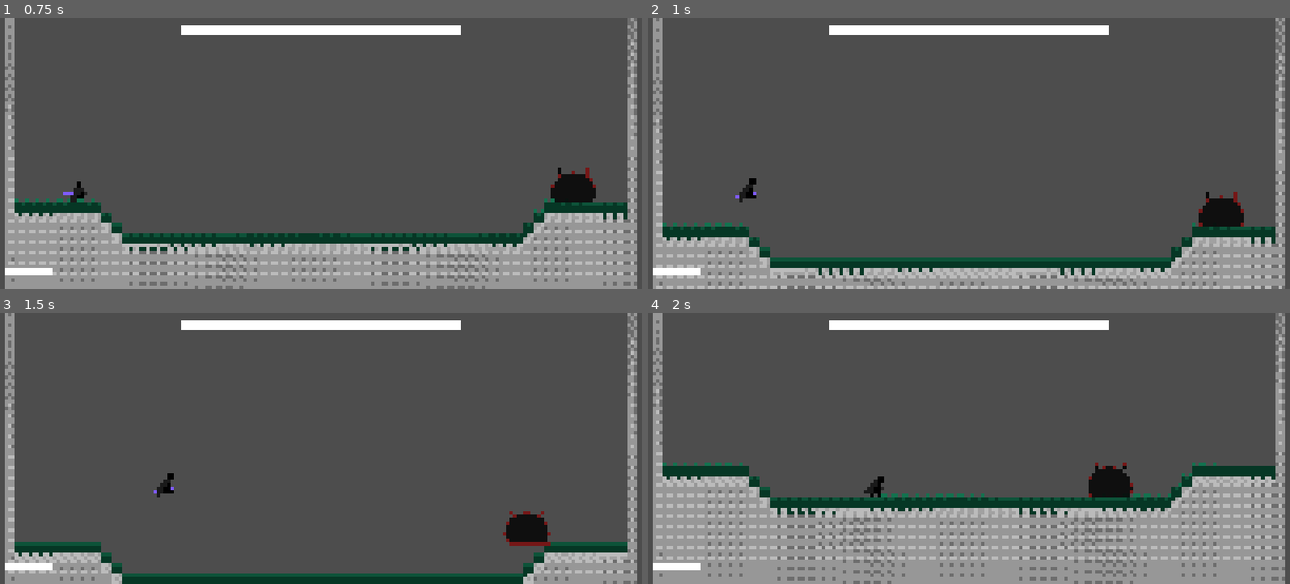
Above: before the commit, frames 1-4 (two rows, left to right).
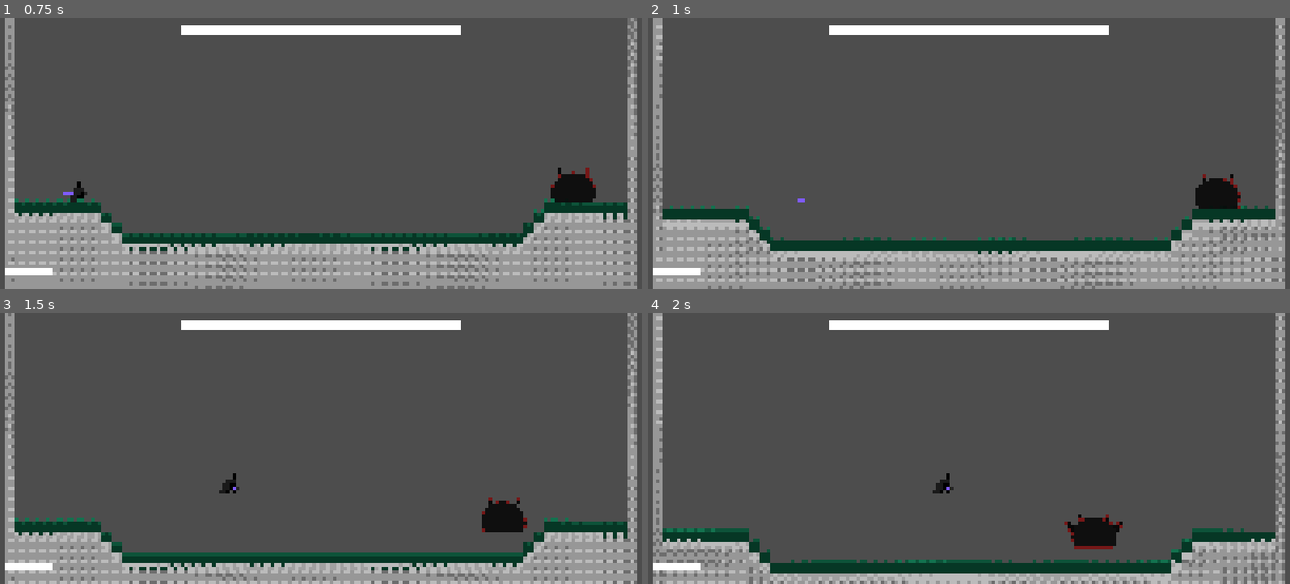
Above: after the commit, the same moments.

Repository: AnejMajnik/soulsvania
Game: Godot game, scene res://scenes/game.tscn
Same seed, same stepped clock (60 frames per second), same inputs: the game is played once before the commit and once after it.
Inputs (mouse positions are in pixels of both pictures, inside the frame that each line leads up to):
- Up to frame 1 (0.75 s): tap Enter at 0.5 s; move the mouse to (462, 139) at 0.52 s; hold D (move_right) from 0.53 s (still down); click (462, 139) at 0.6 s
- Up to frame 2 (1 s): keep holding D (move_right); tap Space (jump) at 0.77 s; tap Shift (dash, bound only after the commit) at 0.8 s
- Up to frame 3 (1.5 s): keep holding D (move_right); tap Space (jump) at 1.07 s; move the mouse to (192, 462) at 1.27 s; tap Shift (dash, bound only after the commit) at 1.35 s
- Up to frame 4 (2 s): keep holding D (move_right); tap Space (jump) at 1.52, 1.55, 1.82 s

Frame 1 is identical in both runs. In frame 2, 19% of the frame differs, in the area x 0-100%, y 0-100%; in frame 3, 13%; in frame 4, 33%.

Commit message:
Added dash, invulnerability, cooldown

Diff:
--- a/project.godot
+++ b/project.godot
@@ -52,6 +52,12 @@
 , Object(InputEventJoypadButton,"resource_local_to_scene":false,"resource_name":"","device":-1,"button_index":2,"pressure":0.0,"pressed":true,"script":null)
 ]
 }
+dash={
+"deadzone": 0.2,
+"events": [Object(InputEventKey,"resource_local_to_scene":false,"resource_name":"","device":-1,"window_id":0,"alt_pressed":false,"shift_pressed":false,"ctrl_pressed":false,"meta_pressed":false,"pressed":false,"keycode":0,"physical_keycode":4194325,"key_label":0,"unicode":0,"location":0,"echo":false,"script":null)
+, Object(InputEventJoypadButton,"resource_local_to_scene":false,"resource_name":"","device":-1,"button_index":1,"pressure":0.0,"pressed":true,"script":null)
+]
+}
 
 [physics]
 
--- a/scenes/player.tscn
+++ b/scenes/player.tscn
@@ -2,6 +2,7 @@
 
 [ext_resource type="Texture2D" uid="uid://bkyeuvrutvh3u" path="res://assets/spritesheets/player_spritesheet.png" id="1_3vyb7"]
 [ext_resource type="Script" uid="uid://bs2ss227joghs" path="res://scripts/player.gd" id="1_g2els"]
+[ext_resource type="Texture2D" uid="uid://bms1in8wcovd0" path="res://assets/spritesheets/purple_spritesheet.png" id="3_f1ej7"]
 [ext_resource type="Script" uid="uid://bvpidnwfs1qx4" path="res://scripts/state_machine/state_machine.gd" id="3_qlg0r"]
 [ext_resource type="AudioStream" uid="uid://bj5jfwrvw60ua" path="res://assets/sounds/sword_slash.wav" id="3_ur7pv"]
 [ext_resource type="Script" uid="uid://br78qqwufxrq4" path="res://scripts/player/states/player_idle_state.gd" id="4_tuyoq"]
@@ -12,6 +13,7 @@
 [ext_resource type="Script" uid="uid://6ocqtedx8yik" path="res://scripts/player/states/player_jump_state.gd" id="6_tuyoq"]
 [ext_resource type="Script" uid="uid://o7ankqefpxra" path="res://scripts/player/states/player_attack_state.gd" id="7_fjrip"]
 [ext_resource type="PackedScene" uid="uid://crhws7x3eyarf" path="res://scenes/health_bar/health_bar.tscn" id="11_d2wvv"]
+[ext_resource type="Script" uid="uid://cf468q4lkra0u" path="res://scripts/player/states/player_dash_state.gd" id="13_oprun"]
 
 [sub_resource type="AtlasTexture" id="AtlasTexture_ij6vw"]
 atlas = ExtResource("1_3vyb7")
@@ -80,6 +82,22 @@
 [sub_resource type="AtlasTexture" id="AtlasTexture_sxias"]
 atlas = ExtResource("1_3vyb7")
 region = Rect2(2560, 0, 128, 128)
+
+[sub_resource type="AtlasTexture" id="AtlasTexture_a8ls1"]
+atlas = ExtResource("3_f1ej7")
+region = Rect2(3328, 0, 128, 128)
+
+[sub_resource type="AtlasTexture" id="AtlasTexture_qfm1y"]
+atlas = ExtResource("3_f1ej7")
+region = Rect2(3456, 0, 128, 128)
+
+[sub_resource type="AtlasTexture" id="AtlasTexture_fulsm"]
+atlas = ExtResource("3_f1ej7")
+region = Rect2(3584, 0, 128, 128)
+
+[sub_resource type="AtlasTexture" id="AtlasTexture_4r5pv"]
+atlas = ExtResource("3_f1ej7")
+region = Rect2(3712, 0, 128, 128)
 
 [sub_resource type="AtlasTexture" id="AtlasTexture_ucfvk"]
 atlas = ExtResource("1_3vyb7")
@@ -174,6 +192,23 @@
 "loop": 0,
 "name": &"attack_combo",
 "speed": 15.0
+}, {
+"frames": [{
+"duration": 1.0,
+"texture": SubResource("AtlasTexture_a8ls1")
+}, {
+"duration": 1.0,
+"texture": SubResource("AtlasTexture_qfm1y")
+}, {
+"duration": 1.0,
+"texture": SubResource("AtlasTexture_fulsm")
+}, {
+"duration": 1.0,
+"texture": SubResource("AtlasTexture_4r5pv")
+}],
+"loop": 0,
+"name": &"dash",
+"speed": 5.0
 }, {
 "frames": [{
 "duration": 1.0,
@@ -347,6 +382,52 @@
 }, {
 "args": [],
 "method": &"deal_damage"
+}]
+}
+
+[sub_resource type="Animation" id="Animation_f1ej7"]
+resource_name = "dash"
+length = 0.35
+step = 0.04
+tracks/0/type = "value"
+tracks/0/imported = false
+tracks/0/enabled = true
+tracks/0/path = NodePath("AnimatedSprite2D:animation")
+tracks/0/interp = 1
+tracks/0/loop_wrap = true
+tracks/0/keys = {
+"times": PackedFloat32Array(0),
+"transitions": PackedFloat32Array(1),
+"update": 1,
+"values": [&"dash"]
+}
+tracks/1/type = "value"
+tracks/1/imported = false
+tracks/1/enabled = true
+tracks/1/path = NodePath("AnimatedSprite2D:frame")
+tracks/1/interp = 1
+tracks/1/loop_wrap = true
+tracks/1/keys = {
+"times": PackedFloat32Array(0, 0.1, 0.2, 0.3),
+"transitions": PackedFloat32Array(1, 1, 1, 1),
+"update": 1,
+"values": [0, 1, 2, 3]
+}
+tracks/2/type = "method"
+tracks/2/imported = false
+tracks/2/enabled = true
+tracks/2/path = NodePath(".")
+tracks/2/interp = 1
+tracks/2/loop_wrap = true
+tracks/2/keys = {
+"times": PackedFloat32Array(0, 0.24),
+"transitions": PackedFloat32Array(1, 1),
+"values": [{
+"args": [true],
+"method": &"flip_invulnerable"
+}, {
+"args": [false],
+"method": &"flip_invulnerable"
 }]
 }
 
@@ -456,6 +537,7 @@
 _data = {
 &"RESET": SubResource("Animation_d2wvv"),
 &"attack_combo": SubResource("Animation_3v2ag"),
+&"dash": SubResource("Animation_f1ej7"),
 &"idle": SubResource("Animation_ur7pv"),
 &"jump": SubResource("Animation_y4r1p"),
 &"run": SubResource("Animation_jej6c")
@@ -478,7 +560,6 @@
 position = Vector2(0, -16)
 sprite_frames = SubResource("SpriteFrames_nrent")
 animation = &"idle"
-frame = 1
 
 [node name="AnimationPlayer" type="AnimationPlayer" parent="." unique_id=1016761409]
 unique_name_in_owner = true
@@ -518,26 +599,29 @@
 initial_state = NodePath("Idle")
 metadata/_custom_type_script = "uid://bvpidnwfs1qx4"
 
-[node name="Idle" type="Node" parent="StateMachine" unique_id=1742136844 node_paths=PackedStringArray("move_state", "jump_state", "attack_state", "player")]
+[node name="Idle" type="Node" parent="StateMachine" unique_id=1742136844 node_paths=PackedStringArray("move_state", "jump_state", "attack_state", "dash_state", "player")]
 script = ExtResource("4_tuyoq")
 move_state = NodePath("../Move")
 jump_state = NodePath("../Jump")
 attack_state = NodePath("../Attack")
+dash_state = NodePath("../Dash")
 player = NodePath("../..")
 metadata/_custom_type_script = "uid://bt027fcrq1hh2"
 
-[node name="Move" type="Node" parent="StateMachine" unique_id=49234299 node_paths=PackedStringArray("idle_state", "jump_state", "attack_state", "player")]
+[node name="Move" type="Node" parent="StateMachine" unique_id=49234299 node_paths=PackedStringArray("idle_state", "jump_state", "attack_state", "dash_state", "player")]
 script = ExtResource("5_qlg0r")
 idle_state = NodePath("../Idle")
 jump_state = NodePath("../Jump")
 attack_state = NodePath("../Attack")
+dash_state = NodePath("../Dash")
 player = NodePath("../..")
 metadata/_custom_type_script = "uid://bt027fcrq1hh2"
 
-[node name="Jump" type="Node" parent="StateMachine" unique_id=503592196 node_paths=PackedStringArray("idle_state", "attack_state", "player")]
+[node name="Jump" type="Node" parent="StateMachine" unique_id=503592196 node_paths=PackedStringArray("idle_state", "attack_state", "dash_state", "player")]
 script = ExtResource("6_tuyoq")
 idle_state = NodePath("../Idle")
 attack_state = NodePath("../Attack")
+dash_state = NodePath("../Dash")
 player = NodePath("../..")
 metadata/_custom_type_script = "uid://bt027fcrq1hh2"
 
@@ -547,6 +631,16 @@
 idle_state = NodePath("../Idle")
 player = NodePath("../..")
 metadata/_custom_type_script = "uid://bt027fcrq1hh2"
+
+[node name="Dash" type="Node" parent="StateMachine" unique_id=1893585405 node_paths=PackedStringArray("idle_state", "move_state")]
+script = ExtResource("13_oprun")
+idle_state = NodePath("../Idle")
+move_state = NodePath("../Move")
+metadata/_custom_type_script = "uid://bt027fcrq1hh2"
+
+[node name="DashTimer" type="Timer" parent="StateMachine/Dash" unique_id=2069934668]
+wait_time = 0.25
+one_shot = true
 
 [node name="CanvasLayer" type="CanvasLayer" parent="." unique_id=459012334]
 
@@ -561,6 +655,15 @@
 offset_bottom = 653.0
 grow_vertical = 2
 
+[node name="Timers" type="Node2D" parent="." unique_id=1816729141]
+
+[node name="DashCooldown" type="Timer" parent="Timers" unique_id=737137251]
+unique_name_in_owner = true
+wait_time = 4.0
+one_shot = true
+
 [connection signal="animation_finished" from="AnimationPlayer" to="StateMachine/Attack" method="_on_animation_player_animation_finished"]
 [connection signal="body_entered" from="Area2D" to="." method="_on_area_2d_body_entered"]
 [connection signal="body_exited" from="Area2D" to="." method="_on_area_2d_body_exited"]
+[connection signal="timeout" from="StateMachine/Dash/DashTimer" to="StateMachine/Dash" method="_on_dash_timer_timeout"]
+[connection signal="timeout" from="Timers/DashCooldown" to="." method="_on_dash_cooldown_timeout"]
--- a/scripts/player.gd
+++ b/scripts/player.gd
@@ -11,6 +11,8 @@
 @export var attack_combo_dmg = 10
 
 var current_enemy: CharacterBody2D = null
+var gravity_switch: bool = true
+var invulnerable: bool = false
 
 # References
 @onready var animated_sprite: AnimatedSprite2D = %AnimatedSprite2D
@@ -20,18 +22,39 @@
 @onready var health_bar: ProgressBar = %HealthBar
 @onready var player_hit: AudioStreamPlayer2D = $Sounds/PlayerHit
 
+# Cooldowns
+var dash_available: bool = true
+@onready var dash_cooldown: Timer = %DashCooldown
+
+func flip_invulnerable(value: bool) -> void:
+	invulnerable = value
+
+func start_dash_cooldown() -> void:
+	dash_available = false
+	dash_cooldown.start()
+
 func flash_white() -> void:
 	var tween = create_tween()
 	tween.tween_property(animated_sprite, "modulate", Color(3, 3, 3, 1), 0.05)
 	tween.tween_property(animated_sprite, "modulate", Color(1, 1, 1, 1), 0.1)
 
+func flip_gravity(value: bool) -> void:
+	gravity_switch = value
+
 func take_damage(damage):
-	health -= damage
-	health_bar.health = health
+	if !invulnerable:
+		health -= damage
+		health_bar.health = health
 
-	player_hit.play()
+		player_hit.play()
 
-	flash_white()
+		flash_white()
+
+func get_current_direction() -> int:
+	if animated_sprite.flip_h == true:
+		return -1
+	else:
+		return 1
 
 func flip_sprite(direction) -> void:
 	if direction > 0:
@@ -65,7 +88,7 @@
 		return #Exit before move_and_slide runs
 
 	# Add the gravity.
-	if not is_on_floor():
+	if not is_on_floor() and gravity_switch:
 		velocity += get_gravity() * delta
 
 	move_and_slide()
@@ -78,3 +101,7 @@
 func _on_area_2d_body_exited(body: Node2D) -> void:
 	if body is CharacterBody2D and body != self:
 		current_enemy = null
+
+
+func _on_dash_cooldown_timeout() -> void:
+	dash_available = true
--- /dev/null
+++ b/scripts/player/states/player_dash_state.gd
@@ -0,0 +1,38 @@
+extends State
+
+@onready var animation_player: AnimationPlayer = %AnimationPlayer
+@onready var player: Player = owner
+@onready var dash_timer: Timer = $DashTimer
+
+@export var idle_state: State
+@export var move_state: State
+
+const DASH_SPEED = 600
+
+func enter_state() -> void:
+	player.start_dash_cooldown()
+
+	animation_player.play("dash")
+	player.flip_gravity(false)
+	player.velocity.y = 0
+	dash()
+
+func dash() -> void:
+	var direction = player.get_current_direction()
+	player.velocity.x = DASH_SPEED * direction
+	dash_timer.start()
+
+
+func finish() -> void:
+	player.velocity.x = 0
+	player.flip_gravity(true)
+
+	# Move
+	var direction := Input.get_axis("move_left", "move_right")
+	if direction != 0:
+		switch_state.emit(move_state)
+	else:
+		switch_state.emit(idle_state)
+
+func _on_dash_timer_timeout() -> void:
+	finish()
--- a/scripts/player/states/player_idle_state.gd
+++ b/scripts/player/states/player_idle_state.gd
@@ -4,6 +4,7 @@
 @export var move_state: State
 @export var jump_state: State
 @export var attack_state: State
+@export var dash_state: State
 
 # Player reference
 @export var player: Player
@@ -26,6 +27,10 @@
 	if Input.is_action_just_pressed("attack_combo"):
 		switch_state.emit(attack_state)
 
+	# Dash
+	if Input.is_action_just_pressed("dash") and player.dash_available:
+		switch_state.emit(dash_state)
+
 func enter_state() -> void:
 	player.velocity.x = 0
 	animation_player.play("idle")
--- a/scripts/player/states/player_jump_state.gd
+++ b/scripts/player/states/player_jump_state.gd
@@ -3,6 +3,7 @@
 # States
 @export var idle_state: State
 @export var attack_state: State
+@export var dash_state: State
 
 # Reference to player
 @export var player: Player
@@ -30,6 +31,10 @@
 	if Input.is_action_just_pressed("attack_combo"):
 		switch_state.emit(attack_state)
 
+	# Dash
+	if Input.is_action_just_pressed("dash") and player.dash_available:
+		switch_state.emit(dash_state)
+
 func jump():
 	animation_player.play("jump")
 	player.velocity.y = player.JUMP_VELOCITY
--- a/scripts/player/states/player_move_state.gd
+++ b/scripts/player/states/player_move_state.gd
@@ -4,6 +4,7 @@
 @export var idle_state: State
 @export var jump_state: State
 @export var attack_state: State
+@export var dash_state: State
 
 @export var player: Player
 
@@ -32,6 +33,10 @@
 	if Input.is_action_just_pressed("attack_combo"):
 		switch_state.emit(attack_state)
 
+	# Dash
+	if Input.is_action_just_pressed("dash") and player.dash_available:
+		switch_state.emit(dash_state)
+
 func enter_state() -> void:
 	animation_player.play("run")
 
--- a/scripts/slime_boss/slime_boss.gd
+++ b/scripts/slime_boss/slime_boss.gd
@@ -33,10 +33,11 @@
 	tween.tween_property(animated_sprite, "modulate", Color(1, 1, 1, 1), 0.1)
 
 func take_damage(dmg: int) -> void:
+	slime_hit.play()
+
 	health -= dmg
 	health_bar.health = health
 
-	slime_hit.play()
 	flash_white()
 
 	if health <= 0:
--- a/scripts/slime_boss/states/dash_attack.gd
+++ b/scripts/slime_boss/states/dash_attack.gd
@@ -7,7 +7,7 @@
 @onready var ray_cast_left: RayCast2D = %RayCastLeft
 @onready var ray_cast_right: RayCast2D = %RayCastRight
 
-const DASH_SPEED = 650
+const DASH_SPEED = 700
 const DAMAGE: int = 30
 
 enum Substate { TELEGRAPH, ATTACK }
--- a/scripts/slime_boss/states/jump_attack.gd
+++ b/scripts/slime_boss/states/jump_attack.gd
@@ -3,8 +3,8 @@
 @onready var slime_boss: SlimeBoss = owner
 @onready var player: Player = Autoload.player_node
 
-const SLAM_SPEED = 600
-const FLY_SPEED = 300
+const SLAM_SPEED = 670
+const FLY_SPEED = 350
 const DAMAGE: int = 60
 
 enum Substate { JUMP, FLY, SLAM }
@@ -28,7 +28,7 @@
 func jump() -> void:
 	slime_boss.flip_gravity(false)
 	var tween = create_tween()
-	tween.tween_property(slime_boss, "position:y", slime_boss.global_position.y-fly_height, 1)
+	tween.tween_property(slime_boss, "position:y", slime_boss.global_position.y-fly_height, 0.75)
 	tween.tween_callback(func(): change_state(Substate.FLY))
 
 func fly_above_player() -> void:
@@ -58,16 +58,17 @@
 		Substate.JUMP:
 			slime_boss.play_animation("fly")
 			jump()
-		Substate.FLY:
-			fly_above_player()
 		Substate.SLAM:
 			slime_boss.velocity.x = 0
 			slam_timer.wait_time = slam_wait_time
 			slam_timer.start()
 
 func physics_update(_delta: float) -> void:
-	if current_state == Substate.FLY and is_above_player():
-		change_state(Substate.SLAM)
+	if current_state == Substate.FLY:
+		fly_above_player()
+
+		if is_above_player():
+			change_state(Substate.SLAM)
 	elif current_state == Substate.SLAM:
 		if slime_boss.player_in_area != null:
 			slime_boss.deal_damage(DAMAGE)
Binary file added: assets/spritesheets/purple_spritesheet.png
Not shown, added: assets/spritesheets/purple_spritesheet.png.import
Not shown, added: scripts/player/states/player_dash_state.gd.uid
